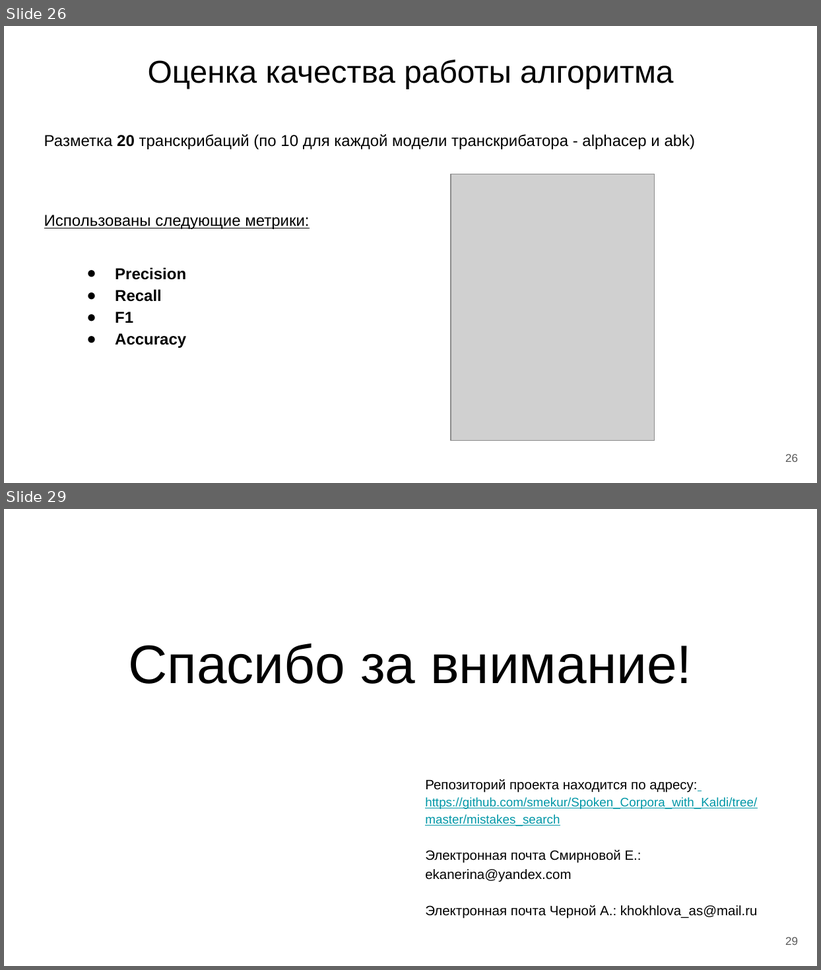
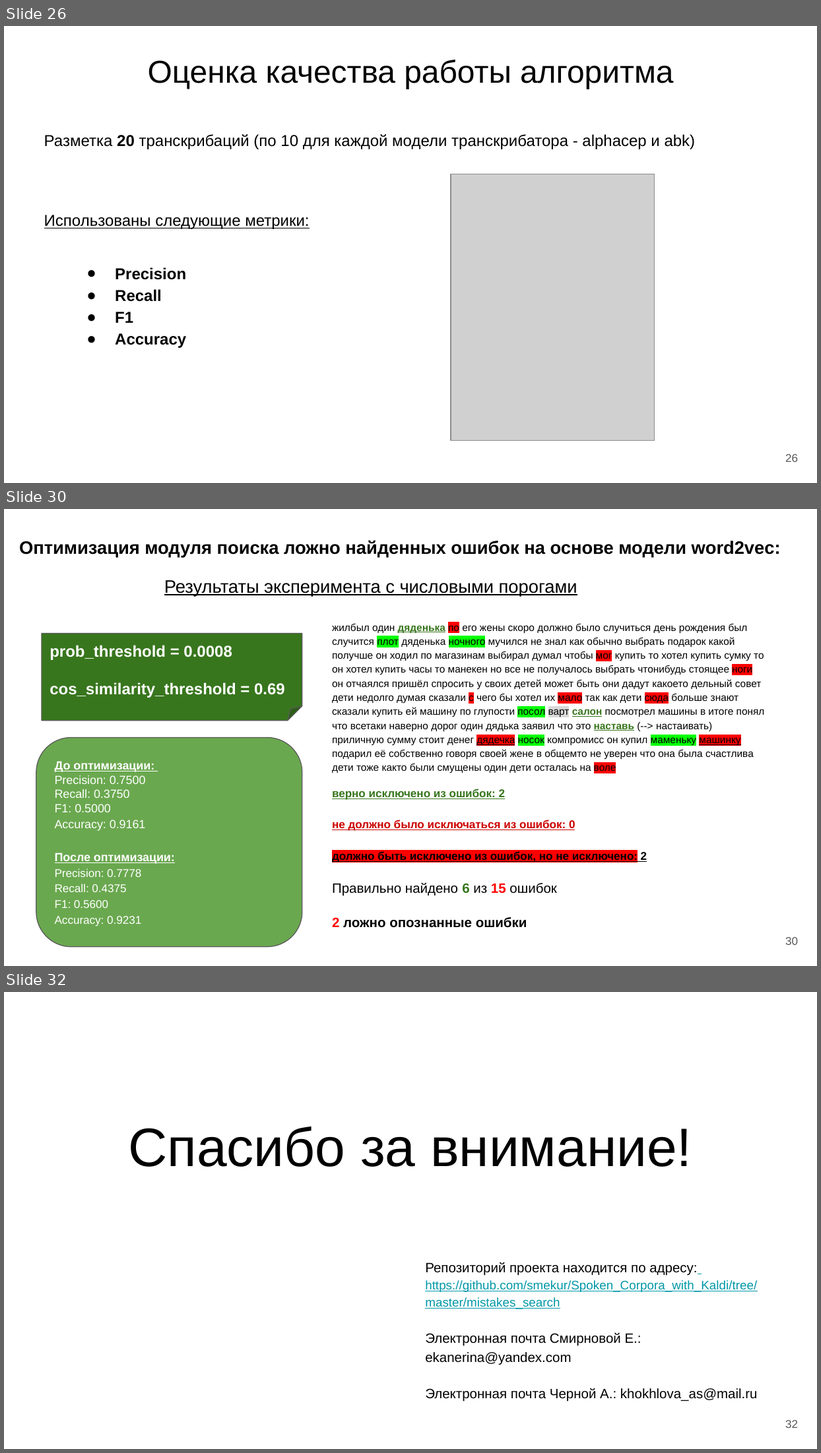
Before and after one commit to smekur/Spoken_Corpora_with_Kaldi, a slide deck: mistakes_search/presentations/Алгоритм автоматического поиска ошибок в транскрибациях_финальный проект.pptx. Shown one above the other, each under a label of ours: slides 26 and 29 before the commit, slides 26, 30 and 32 after it; the slides between them are not shown. The pictures are 821x970 and 821x1453 pixels, drawn with LibreOffice and Linux fonts; fonts in the diff are those of the drawing; grey boxes stand for pictures. Boxes give left, top, right and bottom in pixels: in the first picture for what was removed or moved away, otherwise in the second. Text is boxed around its words. In the diff, an @@ line names an element or a change of style, - is before the commit and + after.

```diff
--- a/mistakes_search/presentations/Алгоритм автоматического поиска ошибок в транскрибациях_финальный проект.pptx
+++ b/mistakes_search/presentations/Алгоритм автоматического поиска ошибок в транскрибациях_финальный проект.pptx
@@ slide 30 added at (x1=4, y1=509, x2=817, y2=966), background #FFFFFF @@
@@ title added at (x1=19, y1=540, x2=781, y2=558), 16 pt, text #000000, bold @@
+Оптимизация модуля поиска ложно найденных ошибок на основе модели word2vec:
@@ text added at (x1=164, y1=580, x2=578, y2=596), 16 pt, text #000000, underline @@
+Результаты эксперимента с числовыми порогами
@@ text added at (x1=332, y1=623, x2=765, y2=928), 9 pt, text #000000 @@
+жилбыл один дяденька по его жены скоро должно было случиться день рождения был случится плот дяденька ночного мучился не знал как обычно выбрать подарок какой получше он ходил по магазинам выбирал думал чтобы мог купить то хотел купить сумку то он хотел купить часы то манекен но все не получалось выбрать чтонибудь стоящее ноги он отчаялся пришёл спросить у своих детей может быть они дадут какоето дельный совет дети недолго думая сказали с чего бы хотел их мало так как дети сюда больше знают сказали купить ей машину по глупости посол варт салон посмотрел машины в итоге понял что всетаки наверно дорог один дядька заявил что это наставь (--> настаивать) приличную сумму стоит денег дядечка носок компромисс он купил маменьку машинку подарил её собственно говоря своей жене в общемто не уверен что она была счастлива дети тоже както были смущены один дети осталась на воле
+верно исключено из ошибок: 2
+не должно было исключаться из ошибок: 0
+должно быть исключено из ошибок, но не исключено: 2
+Правильно найдено 6 из 15 ошибок
+2 ложно опознанные ошибки
@@ folded corner added at (x1=42, y1=633, x2=302, y2=720), fill #38761D, outline #595959 0.75 pt, 14 pt, text #FFFFFF, bold @@
+prob_threshold = 0.0008
+cos_similarity_threshold = 0.69
@@ rounded rectangle added at (x1=36, y1=737, x2=302, y2=947), fill #6AA84F, outline #595959 0.75 pt, 10.5 pt, text #FFFFFF @@
+До оптимизации:
+Precision: 0.7500
+Recall: 0.3750
+F1: 0.5000
+Accuracy: 0.9161
+После оптимизации:
+Precision: 0.7778
+Recall: 0.4375
+F1: 0.5600
+Accuracy: 0.9231
@@ page number added at (x1=785, y1=937, x2=798, y2=945), 10 pt, text #595959 @@
+30
@@ what was slide 29 is now slide 32 @@
@@ page number at (x1=785, y1=1420, x2=798, y2=1428): text changed @@
-29
+32
```
Also in this commit, not shown: 4 slides changed, 2 other slides added, 5 other files.
